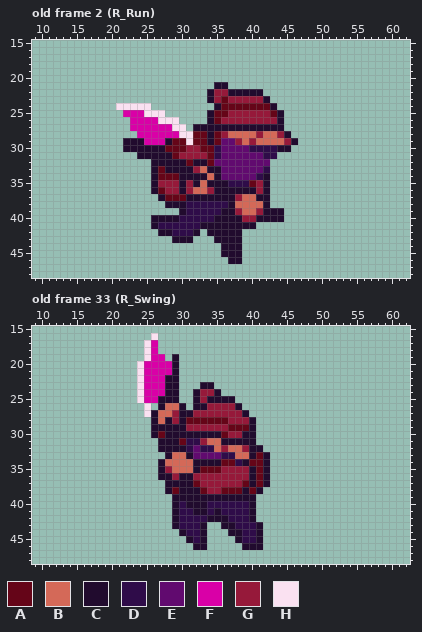
One commit to this pixel-art file: Godot/aseprite/player/Jack.aseprite. That is the earlier state.
70x70 pixels, 124 frames. Shown: old frame 2 (R_Run): x 9..62, y 15..48; old frame 33 (R_Swing): x 9..62, y 15..48. The commit also changed other frames, which this record leaves out.
Palette (. is transparent): A #650518  B #d46958  C #210b2e  D #2f0c49  E #610a6f  F #d900a7  G #96193a  H #fae1f1
Pixels before, old frame 2 (R_Run), first column x 21:
21 ..............CC..........
22 .............CGGCCCCC.....
23 .............CGAGGGGGC....
24 HHHHH.........CAAAAAAAC...
25 .FFFHHH......CAAGGGGGGAC..
26 ..FFFFHHH....CAGGGGGGGGC..
27 ..FFFFFFHH.CCCCCCCCCCCCC..
28 ...FFFFFFHHAACAGBBBBGBBGC.
29 .CCCFFFCAAHAACAEEGBGBBBBGC
30 .CCCCCCAAAGGAADEEEEDDDDCC.
31 ...CCCCCAGGGGADEEEEEEDD...
32 .....CCCCCACCAEEEEEEEE....
33 .....CACCCCGBCCEEEEEED....
34 .....CAAACCCCBCEEEEEDC....
35 .....CGGGCGCBCCCDDDAGC....
36 .....CAGGCGBBGCCCCCCGC....
37 ......CAAACCCCCCCGBBCC....
38 .......CCCDDDDDDCBBBBC....
39 .........CDDDDDCCGBBGCCC..
40 .....CCCCDDDDDCCCCGGCCCC..
41 .....CDDDDDDCCCCCCCC......
42 ......CCDDDC.CCCCC........
43 ........CCC...CCCC........
44 ...............CCC........
45 ...............CCC........
46 ................CC........
Pixels before, old frame 33 (R_Swing), first column x 24:
16 ..H................
17 .HF................
18 .HF................
19 .HFF.C.............
20 HFFFFC.............
21 HFFFFC.............
22 HFFFCC.............
23 HFFFCC...CC........
24 HFFFCC..CGGC.......
25 HFFCCC..CGCCCC.....
26 .H.CBBC.CCGGGGC....
27 .HCBBGCCGGGGGGGC...
28 ..CBCGCAAAAAAGGGC..
29 ..CCCCCGGGGGGAAAC..
30 ..CACCCCCCCCAGGCC..
31 ...CCCADDGBBCCCCC..
32 ...CCCCDEDDBGBBGCC.
33 ....CBBCEEEEDDBBCAC
34 ...CBBBBCCCCAADCAAC
35 ...CGBBBCAAAGGGGCAC
36 ...CCGCCGGGGGGGGCAC
37 ....CCCCAGGGGGGACAC
38 ....CACCCAGGAAACAC.
39 .....CCCCCCCCCCCC..
40 .....CDCCCDDDDDDC..
41 .....CDDCCDCDDDDC..
42 .....CDDDDCCCDDDC..
43 .....CDDDC..CCDDDC.
44 ......CDDC...CCDDC.
45 .......CDC....CDDC.
46 ........CC.....CCC.
After:
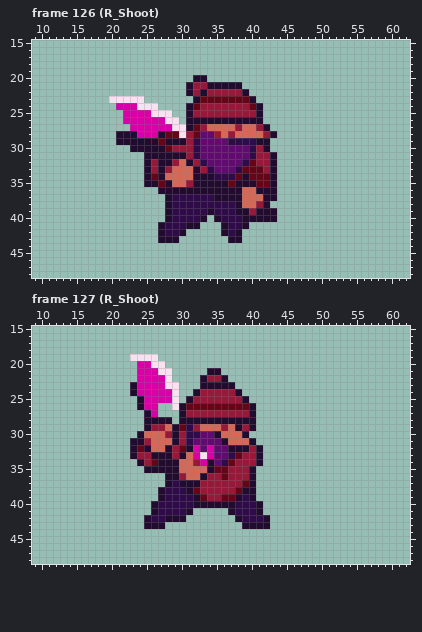
A new or re-ordered frame is compared with the old frame closest to it.
What changed:
frames 124 -> 145
Changed rows in their new state; - is an unchanged pixel.
Frame 126 (R_Shoot) is new; against old frame 2 (R_Run):
first column x 20:
20 ------------CC-------------
21 -----------CGGC--CC--------
22 -----------CGCG--GG-..-----
23 HHHHH-------CAAA-AAAC..----
24 -FFF--H----CAGGGGGGG-C..---
25 -----F--H--CGGGGG----C...--
26 --F----F---CCC-CCCCCCC...--
27 -----------CAGBBBBGBBG-..--
28 -CCC---CAA-G-EEGBG---BGC..-
29 -C---CCA-CCGDEEE-DDDDCC....
30 --.------GG-DEEE-----GC...-
31 ----.----CC-DEEE----DGGC---
32 -----CG--GBCGDE----DAGGC---
33 -----CGCGBBBCGDE--DAAAGC---
34 -----CACBBBB--CDDDACAAAC---
35 -----C-ACBB--C---ACCCAAC---
36 ------.CCC-CCCC----BBC-C---
37 -------.CDDDDDD---C--B-C---
38 ---------DD------DC--G-----
39 --------CDD---C-DDCCGC--.--
40 ------..-D---C.-DDDCC---.--
41 ------.C---CC...-DD-.------
42 --------D-C..-..-D---------
43 -------CC-..---..----------
44 ----------------...--------
45 ----------------...--------
46 -----------------..--------
Frame 127 (R_Shoot) is new; against old frame 33 (R_Swing):
first column x 23:
16 ---.----------------
17 --..----------------
18 --..----------------
19 HH-H.-.-------------
20 -F-HH..-------------
21 -F--HH.----CC-------
22 -F---H.---CGGC------
23 CF---HH-----CCC-----
24 CF---FH-----GGGC----
25 -C--FFH-CG-GGGGGC---
26 -CFF..H-AAAAAAAAAC--
27 --CF...-G-------GC--
28 --C-C-.-CCCCCCCCC---
29 --CGGB-AD-BBB-BCG---
30 -CBBBG-GDDEE-BBB-.--
31 CCGBBB-G-EEEE-BBB---
32 CACBB-GACFEFEECCCG--
33 CGGCC-GCBFHF-E-AGGC.
34 -CGA-CC--GF-ED-GGGC.
35 --CC-CC--BBC-A----..
36 ----.-CGBBC--A----..
37 ------D--C--------..
38 ----CDDD-AG--GG--C.-
39 ----CDDDD-AGGAA-D---
40 ---CDDD-D--CCCC--DC-
41 ---CDDD-C.....C--DC-
42 --CDDC-C.......C-DDC
43 --CCC-.....--...CC-C
44 -------....---.....-
45 --------...----....-
46 ---------..-----...-
